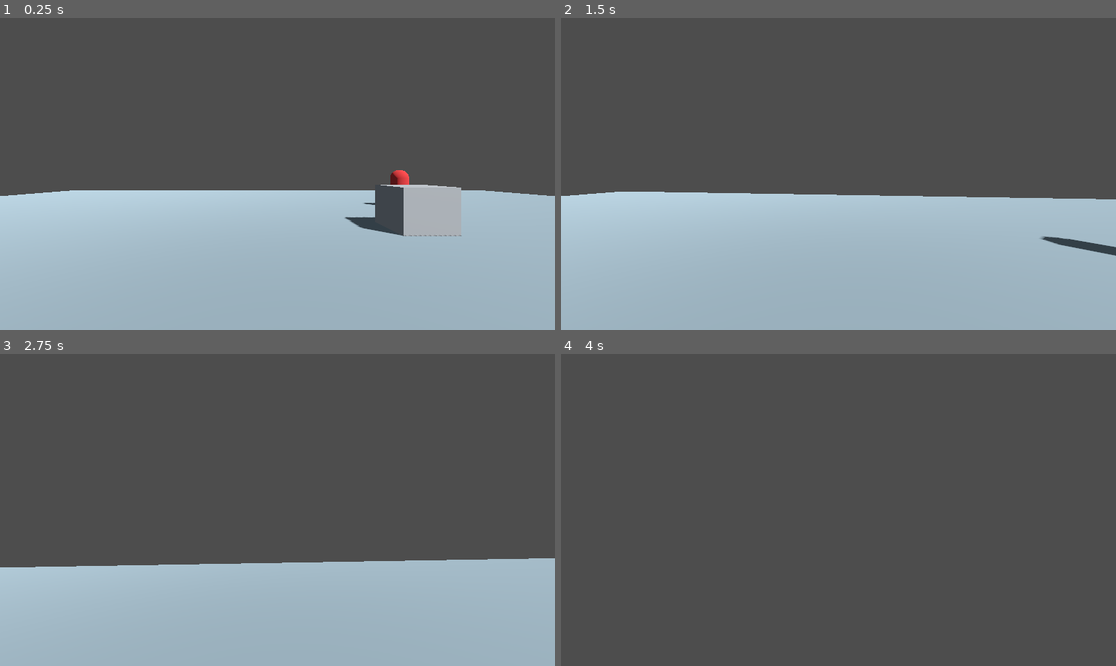
Above: before the commit, frames 1-4 (two rows, left to right).
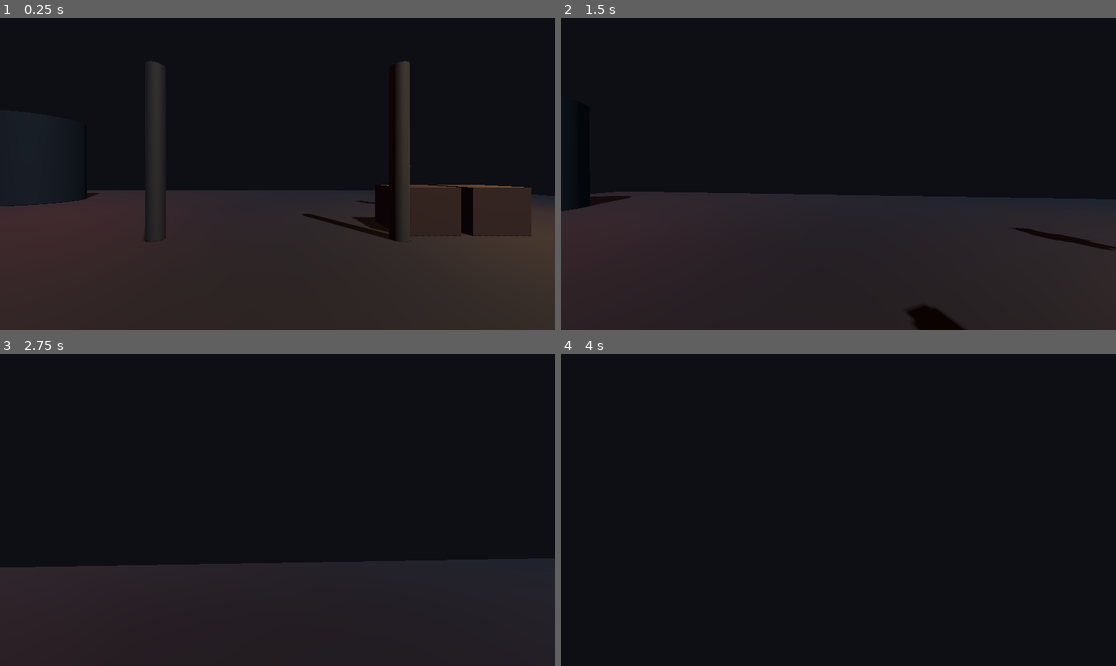
Above: after the commit, the same moments.

Repository: SRB1021/Rs4thproject
Game: Godot game, scene res://scenes/main.tscn
The game is run twice, just before and just after one commit, with the same random seed, the same clock (stepped at 60 frames per second) and the same inputs.
Inputs (mouse positions are in pixels of both pictures, inside the frame that each line leads up to):
- Up to frame 1 (0.25 s): no input
- Up to frame 2 (1.5 s): tap Enter at 0.5 s; move the mouse to (866, 174) at 0.52 s; hold W (move_forward) from 0.53 s (still down); tap Space (jump) at 0.77 s; move the mouse to (810, 174) at 1.27 s
- Up to frame 3 (2.75 s): keep holding W (move_forward); tap Space (jump) at 1.52 s; move the mouse to (288, 503) at 2.02 s
- Up to frame 4 (4 s): keep holding W (move_forward); move the mouse to (832, 516) at 2.77 s; tap Space (jump) at 3.02, 3.77 s; move the mouse to (877, 513) at 3.52 s

The runs differ from the first frame. In frame 1, 100% of the frame differs, in the area x 0-100%, y 0-100%; in frame 2, 100%; in frame 3, 100%; in frame 4, 100%.

Commit message:
Oil rig vibe + soldier meshes in Godot project
Night environment with exponential fog, cold moonlight, flickering gas
flare (script-driven), work lamps, dark corroded steel floor, rusty
crates, pipes, storage tank. Enemy built from box meshes: torso, plate
vest, head, helmet, arms, legs, rifle.

Co-Authored-By: Claude Sonnet 4.6 <noreply@anthropic.com>
Claude-Session: https://claude.ai/code/session_01Ncmyomm2ve2MuXmJ98UJAz

Diff:
--- a/godot/scenes/main.tscn
+++ b/godot/scenes/main.tscn
@@ -1,84 +1,248 @@
-[gd_scene load_steps=13 format=3 uid="uid://b1n4mwq8x7v2a"]
+[gd_scene load_steps=27 format=3 uid="uid://b1n4mwq8x7v2a"]
 
 [ext_resource type="Script" path="res://scripts/player.gd" id="1"]
 [ext_resource type="Script" path="res://scripts/enemy.gd" id="2"]
-
+[ext_resource type="Script" path="res://scripts/flare_flicker.gd" id="3"]
+
+; ---- Environment: night sky + exponential fog ----
 [sub_resource type="Environment" id="Environment_main"]
-background_mode = 2
-ambient_light_source = 2
-ambient_light_color = Color(0.6, 0.65, 0.7, 1)
-ambient_light_energy = 0.6
-
+background_mode = 1
+background_color = Color(0.05, 0.06, 0.08, 1)
+ambient_light_source = 1
+ambient_light_color = Color(0.15, 0.18, 0.25, 1)
+ambient_light_energy = 1.2
+fog_enabled = true
+fog_light_color = Color(0.05, 0.07, 0.1, 1)
+fog_density = 0.03
+fog_aerial_perspective = 0.3
+
+; ---- Floor: dark corroded steel deck ----
 [sub_resource type="BoxMesh" id="BoxMesh_floor"]
 size = Vector3(40, 0.5, 40)
 
 [sub_resource type="BoxShape3D" id="BoxShape3D_floor"]
 size = Vector3(40, 0.5, 40)
 
-[sub_resource type="StandardMaterial3D" id="StandardMaterial3D_floor"]
-albedo_color = Color(0.45, 0.5, 0.52, 1)
-
-[sub_resource type="CapsuleMesh" id="CapsuleMesh_player"]
+[sub_resource type="StandardMaterial3D" id="Mat_floor"]
+albedo_color = Color(0.18, 0.15, 0.12, 1)
+roughness = 0.95
+metallic = 0.4
+
+; ---- Crate: rusty container ----
+[sub_resource type="BoxMesh" id="BoxMesh_crate"]
+size = Vector3(1.5, 1.5, 1.5)
+
+[sub_resource type="BoxShape3D" id="BoxShape3D_crate"]
+size = Vector3(1.5, 1.5, 1.5)
+
+[sub_resource type="StandardMaterial3D" id="Mat_crate"]
+albedo_color = Color(0.22, 0.14, 0.08, 1)
+roughness = 0.9
+metallic = 0.3
+
+; ---- Pipe / structural column ----
+[sub_resource type="CylinderMesh" id="CylMesh_pipe"]
+top_radius = 0.22
+bottom_radius = 0.22
+height = 4.5
+
+[sub_resource type="CylinderShape3D" id="CylShape_pipe"]
+radius = 0.22
+height = 4.5
+
+[sub_resource type="StandardMaterial3D" id="Mat_pipe"]
+albedo_color = Color(0.25, 0.22, 0.18, 1)
+roughness = 0.8
+metallic = 0.6
+
+; ---- Storage tank ----
+[sub_resource type="CylinderMesh" id="CylMesh_tank"]
+top_radius = 2.0
+bottom_radius = 2.0
+height = 5.0
+
+[sub_resource type="StandardMaterial3D" id="Mat_tank"]
+albedo_color = Color(0.2, 0.18, 0.14, 1)
+roughness = 0.85
+metallic = 0.55
+
+; ---- Soldier enemy materials ----
+[sub_resource type="StandardMaterial3D" id="Mat_uniform"]
+albedo_color = Color(0.18, 0.22, 0.14, 1)
+roughness = 0.9
+
+[sub_resource type="StandardMaterial3D" id="Mat_vest"]
+albedo_color = Color(0.08, 0.08, 0.08, 1)
+roughness = 0.85
+
+[sub_resource type="StandardMaterial3D" id="Mat_helmet"]
+albedo_color = Color(0.1, 0.1, 0.1, 1)
+roughness = 0.8
+metallic = 0.1
+
+[sub_resource type="StandardMaterial3D" id="Mat_rifle"]
+albedo_color = Color(0.06, 0.06, 0.06, 1)
+roughness = 0.7
+metallic = 0.4
+
+; ---- Soldier meshes ----
+[sub_resource type="BoxMesh" id="Mesh_torso"]
+size = Vector3(0.46, 0.6, 0.26)
+
+[sub_resource type="BoxMesh" id="Mesh_vest"]
+size = Vector3(0.48, 0.56, 0.28)
+
+[sub_resource type="BoxMesh" id="Mesh_head"]
+size = Vector3(0.34, 0.34, 0.3)
+
+[sub_resource type="BoxMesh" id="Mesh_helmet"]
+size = Vector3(0.38, 0.22, 0.36)
+
+[sub_resource type="BoxMesh" id="Mesh_arm"]
+size = Vector3(0.14, 0.52, 0.14)
+
+[sub_resource type="BoxMesh" id="Mesh_leg"]
+size = Vector3(0.16, 0.6, 0.16)
+
+[sub_resource type="BoxMesh" id="Mesh_rifle"]
+size = Vector3(0.07, 0.08, 0.6)
+
+[sub_resource type="CapsuleShape3D" id="CapsuleShape_enemy"]
 radius = 0.4
 height = 1.8
 
-[sub_resource type="CapsuleShape3D" id="CapsuleShape3D_player"]
-radius = 0.4
-height = 1.8
-
-[sub_resource type="BoxMesh" id="BoxMesh_crate"]
-size = Vector3(1.5, 1.5, 1.5)
-
-[sub_resource type="BoxShape3D" id="BoxShape3D_crate"]
-size = Vector3(1.5, 1.5, 1.5)
-
-[sub_resource type="CapsuleMesh" id="CapsuleMesh_enemy"]
-radius = 0.4
-height = 1.8
-
-[sub_resource type="StandardMaterial3D" id="StandardMaterial3D_enemy"]
-albedo_color = Color(0.7, 0.2, 0.2, 1)
-
-[sub_resource type="CapsuleShape3D" id="CapsuleShape3D_enemy"]
-radius = 0.4
-height = 1.8
+; ========= SCENE NODES =========
 
 [node name="Main" type="Node3D"]
 
-[node name="DirectionalLight3D" type="DirectionalLight3D" parent="."]
-transform = Transform3D(0.7, -0.5, 0.5, 0, 0.7, 0.7, -0.7, -0.5, 0.5, 0, 10, 0)
-shadow_enabled = true
-
+; -- Sky / world environment --
 [node name="WorldEnvironment" type="WorldEnvironment" parent="."]
 environment = SubResource("Environment_main")
 
+; -- Moonlight (cold blue-grey directional) --
+[node name="MoonLight" type="DirectionalLight3D" parent="."]
+transform = Transform3D(0.85, -0.4, 0.34, 0, 0.65, 0.76, -0.52, -0.65, 0.56, 0, 28, 12)
+light_color = Color(0.6, 0.68, 0.85, 1)
+light_energy = 1.8
+shadow_enabled = true
+
+; -- Gas flare (flickering orange point light) --
+[node name="GasFlare" type="OmniLight3D" parent="."]
+transform = Transform3D(1, 0, 0, 0, 1, 0, 0, 0, 1, -16, 8, -14)
+light_color = Color(1.0, 0.38, 0.08, 1)
+light_energy = 3.5
+omni_range = 30.0
+script = ExtResource("3")
+
+; -- Work lamps --
+[node name="WorkLamp1" type="OmniLight3D" parent="."]
+transform = Transform3D(1, 0, 0, 0, 1, 0, 0, 0, 1, 6, 4, 2)
+light_color = Color(1.0, 0.82, 0.4, 1)
+light_energy = 2.2
+omni_range = 16.0
+
+[node name="WorkLamp2" type="OmniLight3D" parent="."]
+transform = Transform3D(1, 0, 0, 0, 1, 0, 0, 0, 1, -4, 3.5, 8)
+light_color = Color(1.0, 0.75, 0.3, 1)
+light_energy = 1.8
+omni_range = 14.0
+
+[node name="WorkLamp3" type="OmniLight3D" parent="."]
+transform = Transform3D(1, 0, 0, 0, 1, 0, 0, 0, 1, 10, 3, -8)
+light_color = Color(1.0, 0.65, 0.22, 1)
+light_energy = 1.6
+omni_range = 12.0
+
+; -- Floor --
 [node name="Floor" type="StaticBody3D" parent="."]
 
 [node name="MeshInstance3D" type="MeshInstance3D" parent="Floor"]
 mesh = SubResource("BoxMesh_floor")
-surface_material_override/0 = SubResource("StandardMaterial3D_floor")
+surface_material_override/0 = SubResource("Mat_floor")
 
 [node name="CollisionShape3D" type="CollisionShape3D" parent="Floor"]
 shape = SubResource("BoxShape3D_floor")
 
-[node name="Crate" type="StaticBody3D" parent="."]
+; -- Crates --
+[node name="Crate1" type="StaticBody3D" parent="."]
 transform = Transform3D(1, 0, 0, 0, 1, 0, 0, 0, 1, 4, 0.75, -6)
 
-[node name="MeshInstance3D" type="MeshInstance3D" parent="Crate"]
+[node name="MeshInstance3D" type="MeshInstance3D" parent="Crate1"]
 mesh = SubResource("BoxMesh_crate")
-
-[node name="CollisionShape3D" type="CollisionShape3D" parent="Crate"]
+surface_material_override/0 = SubResource("Mat_crate")
+
+[node name="CollisionShape3D" type="CollisionShape3D" parent="Crate1"]
 shape = SubResource("BoxShape3D_crate")
 
+[node name="Crate2" type="StaticBody3D" parent="."]
+transform = Transform3D(1, 0, 0, 0, 1, 0, 0, 0, 1, 5.8, 0.75, -6)
+
+[node name="MeshInstance3D" type="MeshInstance3D" parent="Crate2"]
+mesh = SubResource("BoxMesh_crate")
+surface_material_override/0 = SubResource("Mat_crate")
+
+[node name="CollisionShape3D" type="CollisionShape3D" parent="Crate2"]
+shape = SubResource("BoxShape3D_crate")
+
+[node name="Crate3" type="StaticBody3D" parent="."]
+transform = Transform3D(1, 0, 0, 0, 1, 0, 0, 0, 1, -7, 0.75, 4)
+
+[node name="MeshInstance3D" type="MeshInstance3D" parent="Crate3"]
+mesh = SubResource("BoxMesh_crate")
+surface_material_override/0 = SubResource("Mat_crate")
+
+[node name="CollisionShape3D" type="CollisionShape3D" parent="Crate3"]
+shape = SubResource("BoxShape3D_crate")
+
+; -- Pipes / structural columns --
+[node name="Pipe1" type="StaticBody3D" parent="."]
+transform = Transform3D(1, 0, 0, 0, 1, 0, 0, 0, 1, -3, 2.25, -5)
+
+[node name="MeshInstance3D" type="MeshInstance3D" parent="Pipe1"]
+mesh = SubResource("CylMesh_pipe")
+surface_material_override/0 = SubResource("Mat_pipe")
+
+[node name="CollisionShape3D" type="CollisionShape3D" parent="Pipe1"]
+shape = SubResource("CylShape_pipe")
+
+[node name="Pipe2" type="StaticBody3D" parent="."]
+transform = Transform3D(1, 0, 0, 0, 1, 0, 0, 0, 1, 3, 2.25, -5)
+
+[node name="MeshInstance3D" type="MeshInstance3D" parent="Pipe2"]
+mesh = SubResource("CylMesh_pipe")
+surface_material_override/0 = SubResource("Mat_pipe")
+
+[node name="CollisionShape3D" type="CollisionShape3D" parent="Pipe2"]
+shape = SubResource("CylShape_pipe")
+
+[node name="Pipe3" type="StaticBody3D" parent="."]
+transform = Transform3D(1, 0, 0, 0, 1, 0, 0, 0, 1, -8, 2.25, 10)
+
+[node name="MeshInstance3D" type="MeshInstance3D" parent="Pipe3"]
+mesh = SubResource("CylMesh_pipe")
+surface_material_override/0 = SubResource("Mat_pipe")
+
+[node name="CollisionShape3D" type="CollisionShape3D" parent="Pipe3"]
+shape = SubResource("CylShape_pipe")
+
+; -- Storage tank --
+[node name="Tank" type="StaticBody3D" parent="."]
+transform = Transform3D(1, 0, 0, 0, 1, 0, 0, 0, 1, -14, 2.5, -12)
+
+[node name="MeshInstance3D" type="MeshInstance3D" parent="Tank"]
+mesh = SubResource("CylMesh_tank")
+surface_material_override/0 = SubResource("Mat_tank")
+
+[node name="CollisionShape3D" type="CollisionShape3D" parent="Tank"]
+shape = SubResource("CylShape_pipe")
+
+; -- Player --
 [node name="Player" type="CharacterBody3D" parent="."]
 transform = Transform3D(1, 0, 0, 0, 1, 0, 0, 0, 1, 0, 1, 0)
 script = ExtResource("1")
 
 [node name="CollisionShape3D" type="CollisionShape3D" parent="Player"]
-shape = SubResource("CapsuleShape3D_player")
-
-[node name="MeshInstance3D" type="MeshInstance3D" parent="Player"]
-mesh = SubResource("CapsuleMesh_player")
+shape = SubResource("CapsuleShape_enemy")
 
 [node name="Head" type="Node3D" parent="Player"]
 transform = Transform3D(1, 0, 0, 0, 1, 0, 0, 0, 1, 0, 0.7, 0)
@@ -86,16 +250,58 @@
 [node name="Camera3D" type="Camera3D" parent="Player/Head"]
 current = true
 
+; -- Enemy soldier (built from box meshes) --
 [node name="Enemy" type="CharacterBody3D" parent="."]
 transform = Transform3D(1, 0, 0, 0, 1, 0, 0, 0, 1, 6, 1, -10)
 script = ExtResource("2")
 
 [node name="CollisionShape3D" type="CollisionShape3D" parent="Enemy"]
-shape = SubResource("CapsuleShape3D_enemy")
-
-[node name="MeshInstance3D" type="MeshInstance3D" parent="Enemy"]
-mesh = SubResource("CapsuleMesh_enemy")
-surface_material_override/0 = SubResource("StandardMaterial3D_enemy")
+shape = SubResource("CapsuleShape_enemy")
+
+[node name="Torso" type="MeshInstance3D" parent="Enemy"]
+transform = Transform3D(1, 0, 0, 0, 1, 0, 0, 0, 1, 0, 1.1, 0)
+mesh = SubResource("Mesh_torso")
+surface_material_override/0 = SubResource("Mat_uniform")
+
+[node name="Vest" type="MeshInstance3D" parent="Enemy"]
+transform = Transform3D(1, 0, 0, 0, 1, 0, 0, 0, 1, 0, 1.12, 0)
+mesh = SubResource("Mesh_vest")
+surface_material_override/0 = SubResource("Mat_vest")
+
+[node name="Head" type="MeshInstance3D" parent="Enemy"]
+transform = Transform3D(1, 0, 0, 0, 1, 0, 0, 0, 1, 0, 1.72, 0)
+mesh = SubResource("Mesh_head")
+surface_material_override/0 = SubResource("Mat_uniform")
+
+[node name="Helmet" type="MeshInstance3D" parent="Enemy"]
+transform = Transform3D(1, 0, 0, 0, 1, 0, 0, 0, 1, 0, 1.86, 0)
+mesh = SubResource("Mesh_helmet")
+surface_material_override/0 = SubResource("Mat_helmet")
+
+[node name="ArmL" type="MeshInstance3D" parent="Enemy"]
+transform = Transform3D(1, 0, 0, 0, 1, 0, 0, 0, 1, -0.3, 1.12, 0)
+mesh = SubResource("Mesh_arm")
+surface_material_override/0 = SubResource("Mat_uniform")
+
+[node name="ArmR" type="MeshInstance3D" parent="Enemy"]
+transform = Transform3D(1, 0, 0, 0, 1, 0, 0, 0, 1, 0.3, 1.12, 0)
+mesh = SubResource("Mesh_arm")
+surface_material_override/0 = SubResource("Mat_uniform")
+
+[node name="LegL" type="MeshInstance3D" parent="Enemy"]
+transform = Transform3D(1, 0, 0, 0, 1, 0, 0, 0, 1, -0.13, 0.42, 0)
+mesh = SubResource("Mesh_leg")
+surface_material_override/0 = SubResource("Mat_uniform")
+
+[node name="LegR" type="MeshInstance3D" parent="Enemy"]
+transform = Transform3D(1, 0, 0, 0, 1, 0, 0, 0, 1, 0.13, 0.42, 0)
+mesh = SubResource("Mesh_leg")
+surface_material_override/0 = SubResource("Mat_uniform")
+
+[node name="Rifle" type="MeshInstance3D" parent="Enemy"]
+transform = Transform3D(1, 0, 0, 0, 1, 0, 0, 0, 1, 0.2, 1.05, 0.22)
+mesh = SubResource("Mesh_rifle")
+surface_material_override/0 = SubResource("Mat_rifle")
 
 [node name="Eyes" type="Node3D" parent="Enemy"]
 transform = Transform3D(1, 0, 0, 0, 1, 0, 0, 0, 1, 0, 0.7, 0)
--- /dev/null
+++ b/godot/scripts/flare_flicker.gd
@@ -0,0 +1,11 @@
+extends OmniLight3D
+
+var base_energy: float = 3.5
+var time: float = 0.0
+
+func _process(delta: float) -> void:
+	time += delta
+	light_energy = base_energy \
+		+ sin(time * 11.3) * 0.7 \
+		+ sin(time * 7.1) * 0.4 \
+		+ sin(time * 19.7) * 0.2
